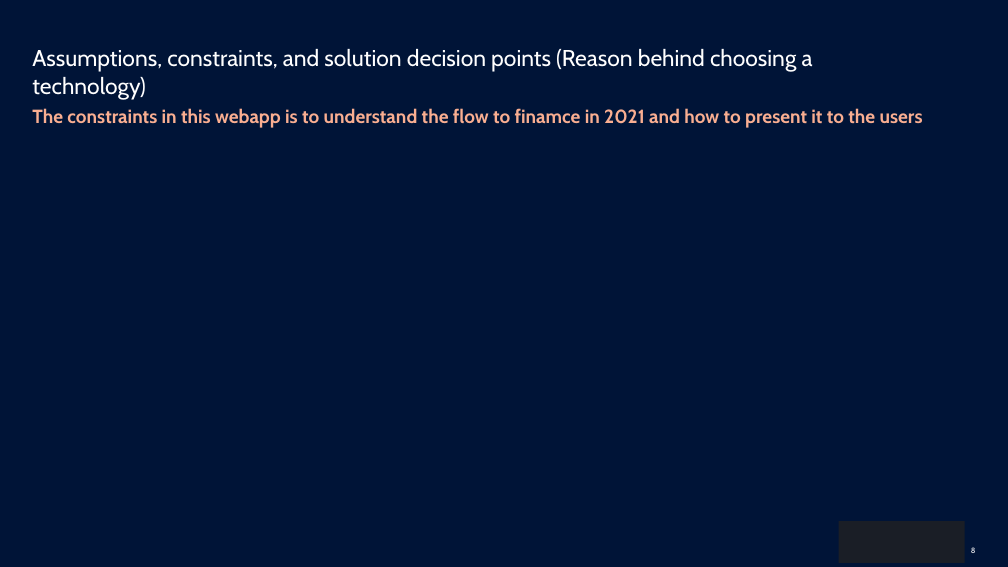
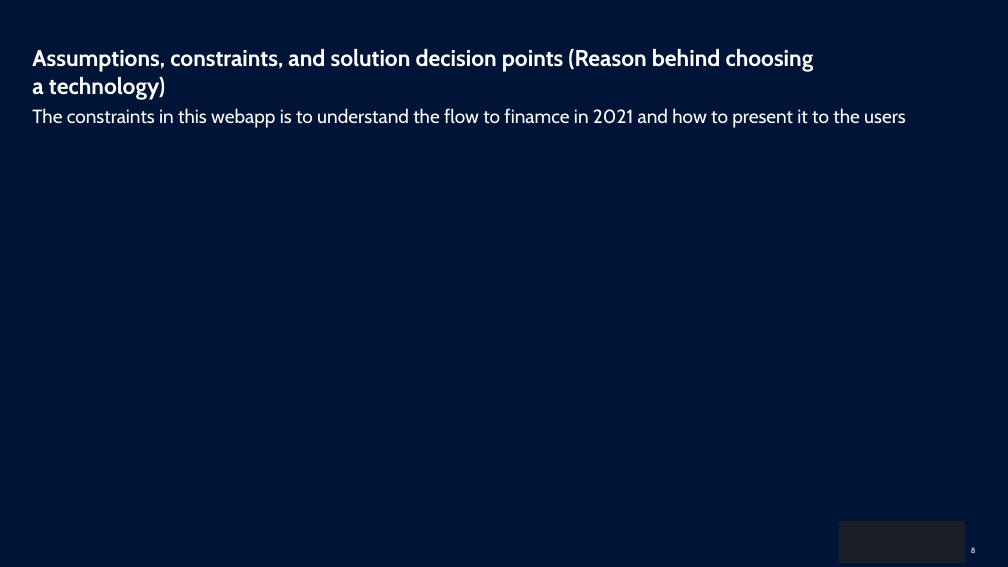
Before and after one commit to Aditya-aot/Hackathon-ION, a slide deck: slide 8 of HackerEarth_Idea_Submission_Template24414bb.pptx. Drawn at 1008x567 pixels with LibreOffice and Linux fonts; fonts in the diff are those of the drawing; background and template pictures are left out. Boxes give left, top, right and bottom in pixels: in the first picture for what was removed or moved away, otherwise in the second. Text is boxed around its words. In the diff, an @@ line names an element or a change of style, - is before the commit and + after.

```diff
--- a/HackerEarth_Idea_Submission_Template24414bb.pptx
+++ b/HackerEarth_Idea_Submission_Template24414bb.pptx
@@ title "Assumptions, constraints, and solution decision ..." at (32,49,814,100): bold on @@
@@ text "The constraints in this webapp ..." at (32,108,906,128): text colour #F9AE91 to #FFFFFF, bold off @@
```
Also in this commit, not shown: 4 other slides changed.
